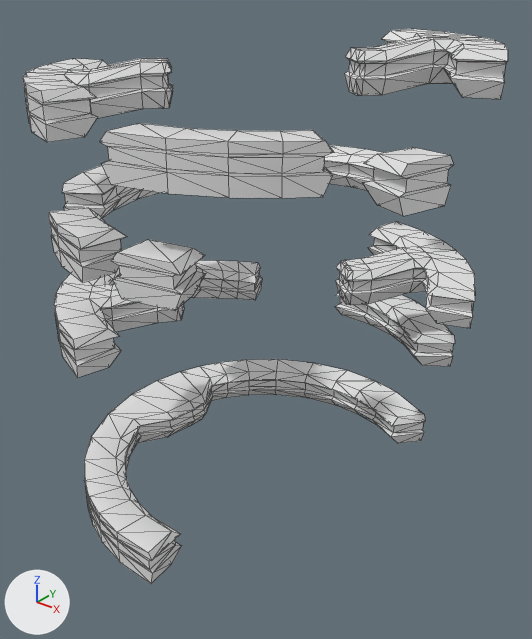
Before and after pictures for a commit that changed the FBX model Assets/Models/Level 1/PlatformsV2.FBX.
Rendered twice from a 50 mm camera at (73.9, -262.3, 19.9) aimed at (38.6, -218.1, -7.4). The lights are fixed; the arrows at lower left show +X, +Y and +Z. Mesh edges are drawn as thin lines.
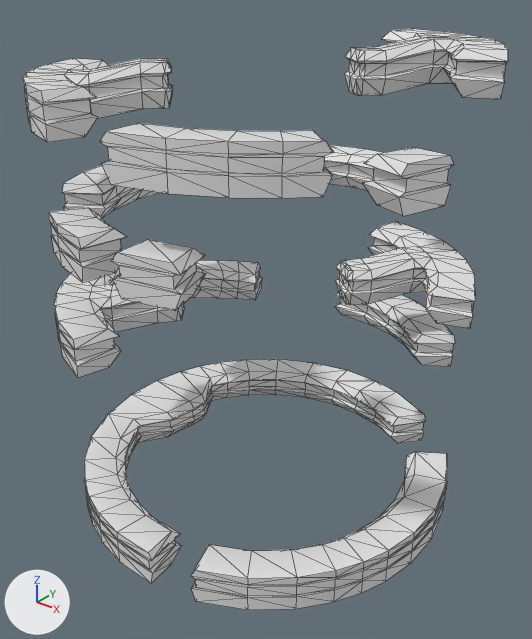
What the commit changed:
me_mesh is used by ob_object092; location (37.96, -217.33, -4.92).
me_mesh had 1160 vertices, 2268 faces and spanned x -17.2..16.7, y -16.9..17.2, z -19.3..19.7.
me_mesh now has 1280 vertices, 2504 faces and spans x -17.2..16.7, y -16.9..17.2, z -19.3..19.7.
me_mesh part 1: a new loose piece of 120 vertices spanning x 4.2..16.7, y -15.9..9.6, z -19.3..-16.1.

Pixel boxes [x1, y1, x2, y2] of what changed, in the pictures (532 x 639 px):
'Object092', reshaped: before [23, 29, 508, 584]; after [23, 29, 508, 610]
part 1 of me_mesh, added: after [191, 452, 447, 610]
